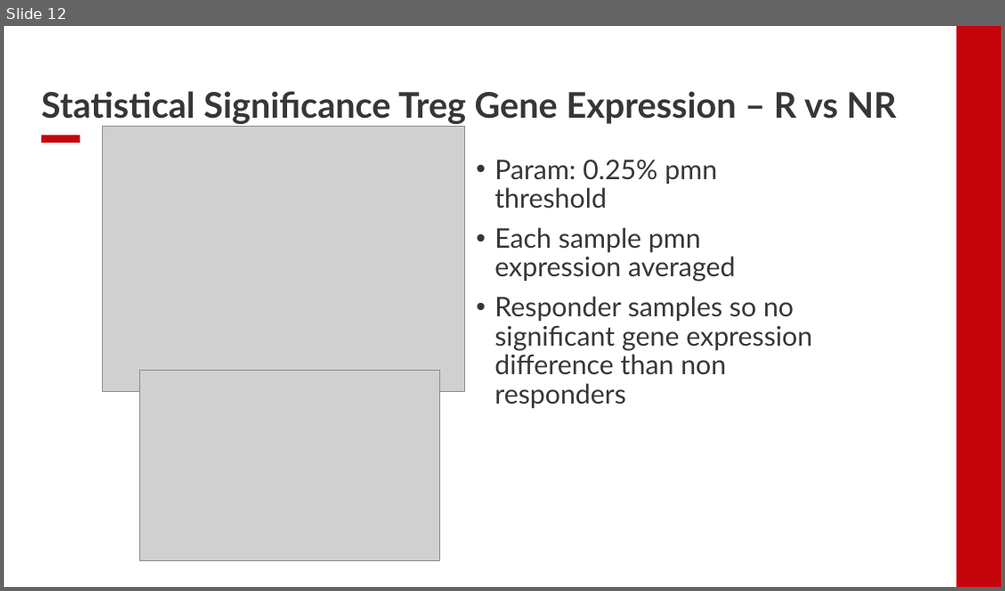
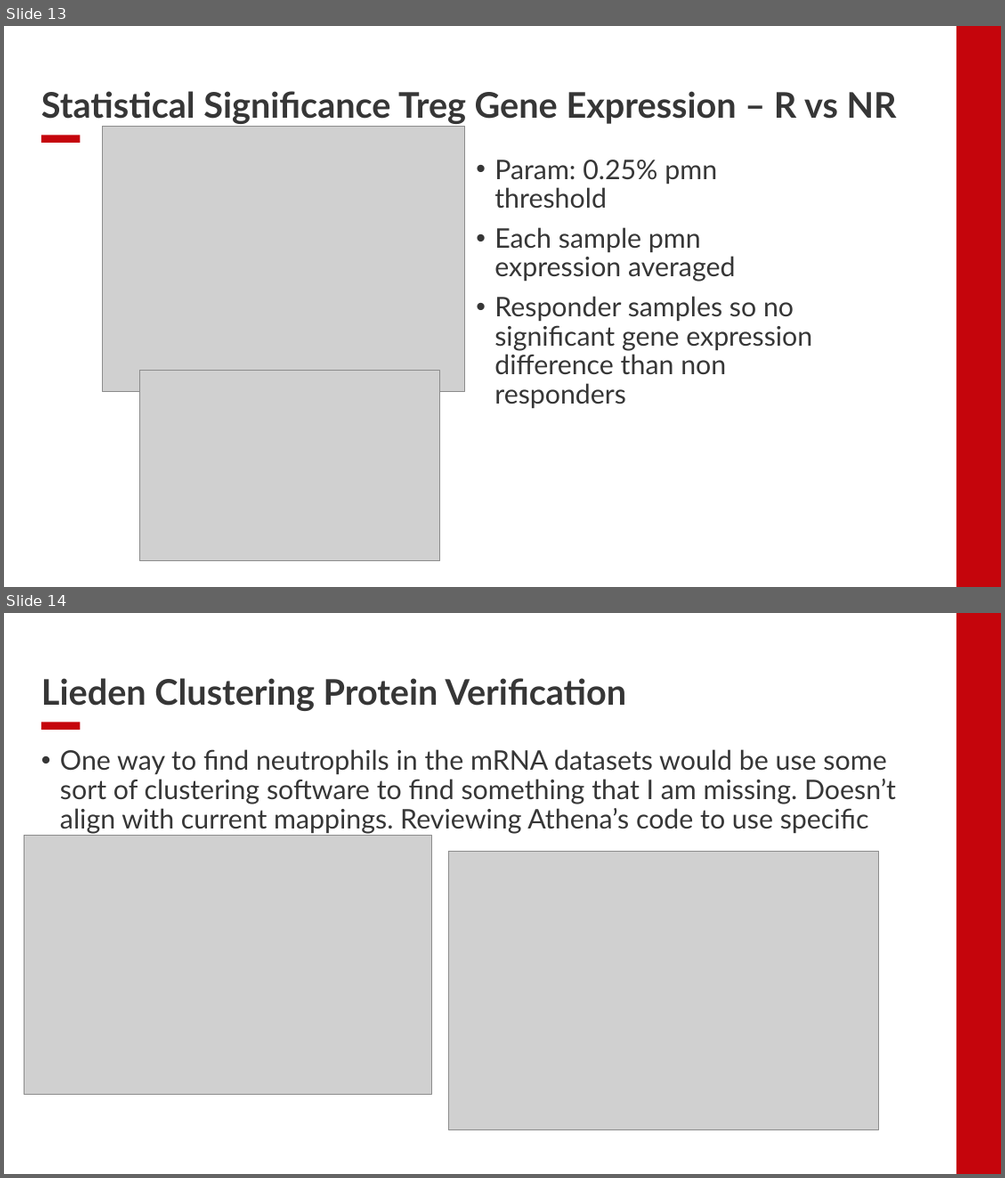
Before and after one commit to EDJohns/2025-Dinh-Lab-Research-Project, a slide deck: Shapiro 2025 Project/Weekly Updates/Week 9 Updates.pptx. Shown one above the other, each under a label of ours: slide 12 before the commit, slides 13 and 14 after it. The pictures are 1005x591 and 1005x1178 pixels, drawn with LibreOffice and Linux fonts; fonts in the diff are those of the drawing; grey boxes stand for pictures; background and template pictures are left out. Boxes give left, top, right and bottom in pixels: in the first picture for what was removed or moved away, otherwise in the second. Text is boxed around its words. In the diff, an @@ line names an element or a change of style, - is before the commit and + after.

```diff
--- a/Shapiro 2025 Project/Weekly Updates/Week 9 Updates.pptx
+++ b/Shapiro 2025 Project/Weekly Updates/Week 9 Updates.pptx
@@ slide 14 added at bbox=[4, 613, 1001, 1174], background #FFFFFF; not listed: 2 template elements that a slide beside it also shows @@
@@ title added at bbox=[41, 678, 627, 711], 34 pt, text #363636, bold @@
+Lieden Clustering Protein Verification
@@ text added at bbox=[60, 749, 896, 835], 26 pt, text #363636 @@
+• One way to find neutrophils in the mRNA datasets would be use some sort of clustering software to find something that I am missing. Doesn’t align with current mappings. Reviewing Athena’s code to use specific markers
@@ picture added at bbox=[24, 835, 432, 1094] @@
@@ picture added at bbox=[449, 851, 878, 1130] @@
@@ what was slide 12 is now slide 13 @@
```
Also in this commit, not shown: 1 slide changed, 2 other slides added, 3 slides removed.
